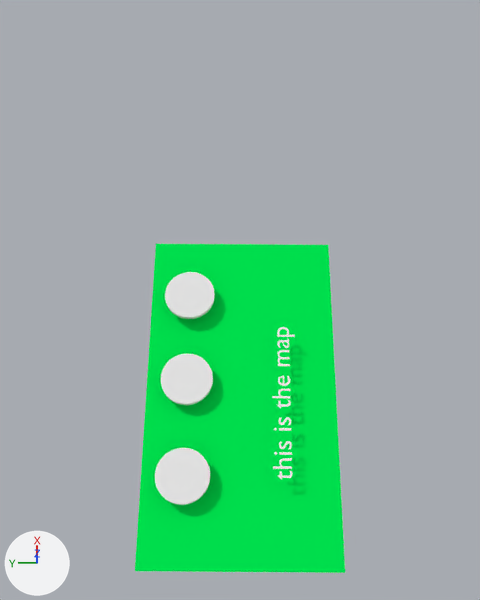
The Blender file aanvaller/attack spawn menu.blend as it was, and as the next commit left it.
Both versions are drawn from a 50 mm lens placed at (-6.2, 1.3, 25.2), pointed at (4.8, 1.4, -0.4). The lights are fixed; the arrows at lower left show +X, +Y and +Z.

In view in the first picture: 'Text', 'map', 'spawn1', 'spawn2', 'spawn3'.
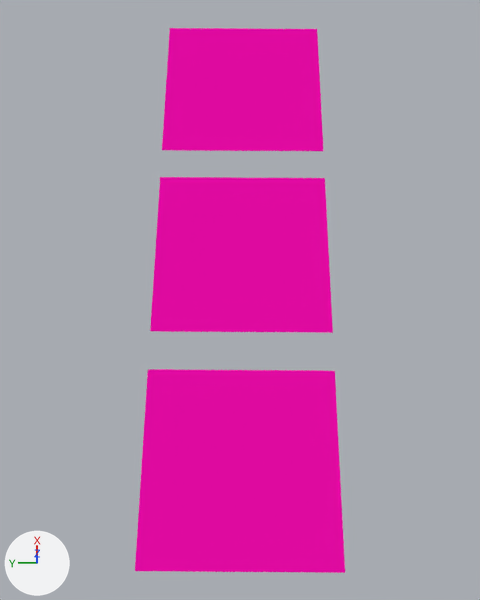
The newer file is also rescaled (x0.271), turned or shifted as a whole; pictures and numbers use the older file's frame.

Scene script edits in JSON lines:
```json
{"op": "add", "block": "mat_material_001", "code": ["mat_material_001 = diffuse_material('Material.001')", "mat_material_001.base_color = (0.8, 0.00327, 0.379)  # pink #e70ba6"]}
{"op": "add", "block": "mat_material_003", "code": ["mat_material_003 = diffuse_material('Material.003')", "mat_material_003.base_color = (0.8, 0.00327, 0.379)  # pink #e70ba6"]}
{"op": "add", "block": "mat_material_002", "code": ["mat_material_002 = diffuse_material('Material.002')", "mat_material_002.base_color = (0.8, 0.00327, 0.379)  # pink #e70ba6"]}
{"block": "me_plane_004", "where": "me_plane_004.from_pydata(...)  # 4 vertices, 1 face; spans x -1.0..1.0, y -1.0..1.0, z 0.0"}
{"op": "remove", "block": "me_plane_004", "code": "me_plane_004.materials.append(mat_material)  # green #00e750"}
{"op": "add", "block": "me_plane_004", "code": "me_plane_004.materials.append(mat_material_001)  # pink #e70ba6"}
{"op": "add", "block": "me_plane_003", "code": ["me_plane_003 = bpy.data.meshes.new('Plane.003')", "me_plane_003.from_pydata([(-1.0, -1.0, 0.0), (1.0, -1.0, 0.0), (-1.0, 1.0, 0.0), (1.0, 1.0, 0.0)], [], [(0, 1, 3, 2)])", "me_plane_003.materials.append(mat_material_003)  # pink #e70ba6"]}
{"op": "add", "block": "me_plane_002", "code": ["me_plane_002 = bpy.data.meshes.new('Plane.002')", "me_plane_002.from_pydata([(-1.0, -1.0, 0.0), (1.0, -1.0, 0.0), (-1.0, 1.0, 0.0), (1.0, 1.0, 0.0)], [], [(0, 1, 3, 2)])", "me_plane_002.materials.append(mat_material_002)  # pink #e70ba6"]}
{"op": "remove", "block": "ob_text", "code": ["ob_text = bpy.data.objects.new('Text', txt_text)", "ob_text.location = (-2.71, -0.56, 0.86)"]}
{"op": "remove", "block": "ob_spawn3", "code": ["ob_spawn3 = bpy.data.objects.new('spawn3', me_cylinder)", "ob_spawn3.location = (4.6, 3.39, 0.56)", "ob_spawn3.scale = (1.0, 1.0, 0.095)"]}
{"op": "set", "path": "ob_map.location", "old": "(0.75, 1.29, 0.0)", "new": "(-2.05, 1.29, 0.0)"}
{"op": "set", "path": "ob_map.scale", "old": "(6.49, 3.69, 6.71)", "new": "(3.69, 3.69, 3.69)"}
{"op": "remove", "block": "ob_spawn2", "code": ["ob_spawn2 = bpy.data.objects.new('spawn2', me_cylinder_001)", "ob_spawn2.location = (1.1, 3.38, 0.51)", "ob_spawn2.scale = (1.0, 1.0, 0.095)"]}
{"op": "remove", "block": "ob_spawn1", "code": ["ob_spawn1 = bpy.data.objects.new('spawn1', me_cylinder_002)", "ob_spawn1.location = (-2.54, 3.39, 0.56)", "ob_spawn1.scale = (1.0, 1.0, 0.095)"]}
{"op": "add", "block": "ob_buttonchoice3", "code": ["ob_buttonchoice3 = bpy.data.objects.new('buttonchoice3', me_plane_003)", "ob_buttonchoice3.location = (15.75, 1.29, 0.0)", "ob_buttonchoice3.scale = (3.69, 3.69, 3.69)"]}
{"op": "add", "block": "ob_buttonchoice2", "code": ["ob_buttonchoice2 = bpy.data.objects.new('buttonchoice2', me_plane_002)", "ob_buttonchoice2.location = (6.93, 1.29, 0.0)", "ob_buttonchoice2.scale = (3.69, 3.69, 3.69)"]}
```

What differs and where, as boxes [x1, y1, x2, y2] in the pictures (480 x 600 px):
```json
{"object": "map", "change": "recoloured, moved, rescaled", "before": [135, 244, 345, 573], "after": [135, 369, 345, 573], "on screen": "green to pink, 38% shorter"}
{"object": "buttonchoice2", "change": "added", "after": [150, 177, 333, 333], "on screen": "pink"}
{"object": "buttonchoice3", "change": "added", "after": [162, 28, 323, 151], "on screen": "pink"}
{"object": "spawn1", "change": "deleted", "before": [155, 448, 210, 505]}
{"object": "spawn2", "change": "deleted", "before": [161, 354, 213, 405]}
{"object": "spawn3", "change": "deleted", "before": [165, 272, 215, 319]}
{"object": "Text", "change": "deleted", "before": [272, 327, 295, 480]}
```
